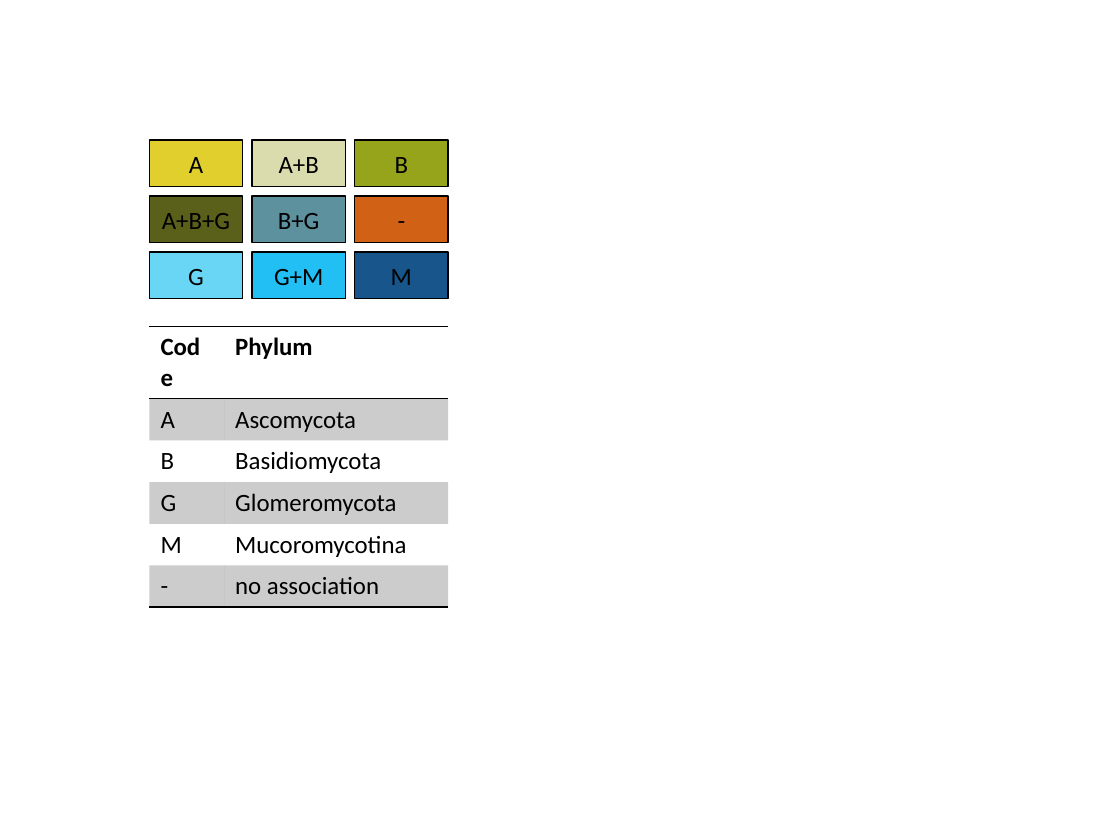
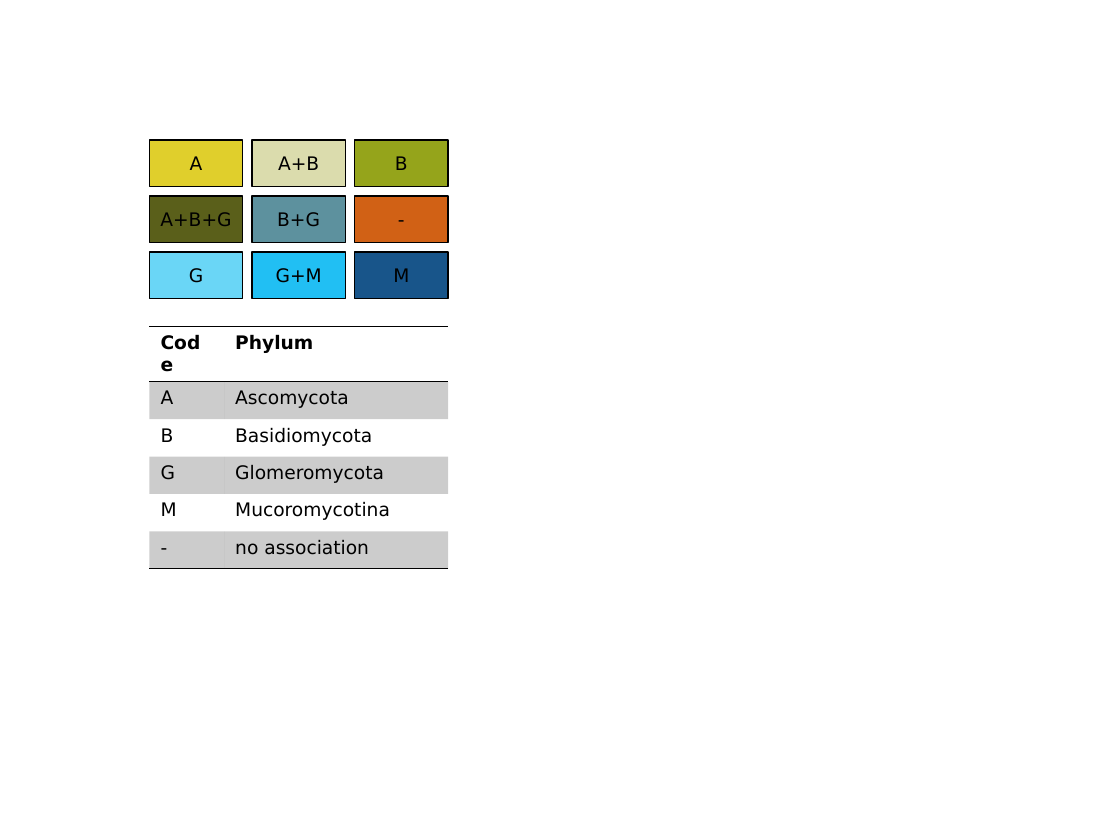
Before and after one commit to naturalis/mycorrhiza, a slide deck: slide 1 of results/legend.pptx. Drawn at 1120x840 pixels with LibreOffice and Linux fonts; fonts in the diff are those of the drawing. Boxes give left, top, right and bottom in pixels: in the first picture for what was removed or moved away, otherwise in the second. Text is boxed around its words. In the diff, an @@ line names an element or a change of style, - is before the commit and + after.

Commit message:
changed font to Verdana

```diff
--- a/results/legend.pptx
+++ b/results/legend.pptx
@@ size 16 to 12 pt, font Calibri to DejaVu Sans in 9 elements at box(149, 140, 242, 187), box(252, 196, 345, 243), box(252, 252, 345, 299), box(355, 140, 448, 187), box(355, 252, 448, 299), box(149, 252, 242, 299), box(252, 140, 345, 187), box(149, 196, 242, 243), box(355, 196, 448, 243) @@
@@ table at box(149, 327, 448, 559) @@
@@ size 16 to 12 pt, font Calibri to DejaVu Sans @@
```
Also in this commit, not shown: 1 other file.
